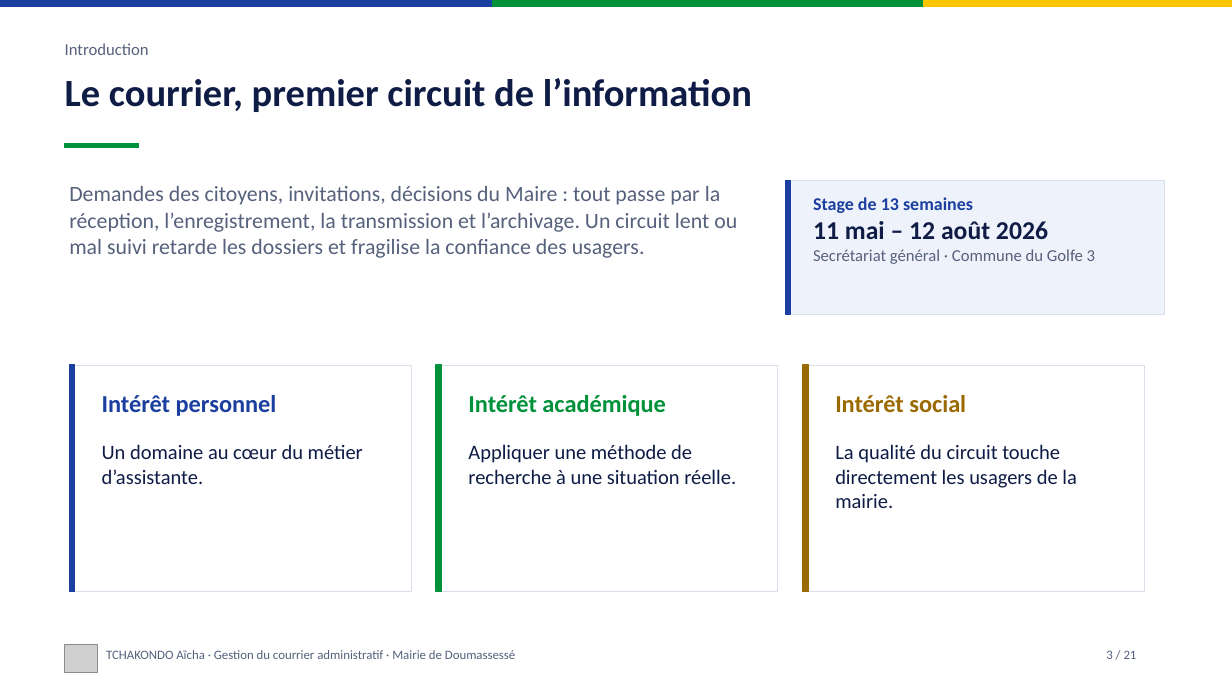
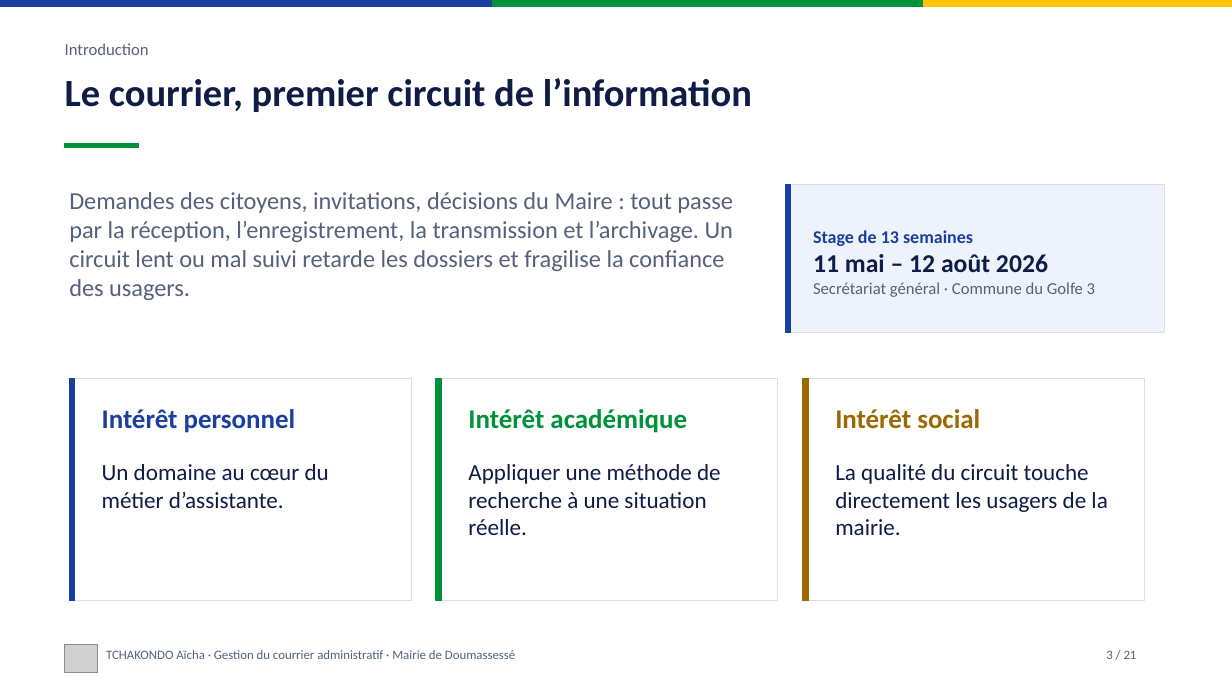
Before and after one commit to LUC-cmd/site-soutenance-aicha, a slide deck: slide 3 of docs/Presentation_soutenance_TCHAKONDO_Aicha.pptx. Drawn at 1232x693 pixels with LibreOffice and Linux fonts; fonts in the diff are those of the drawing; grey boxes stand for pictures. Boxes give left, top, right and bottom in pixels: in the first picture for what was removed or moved away, otherwise in the second. Text is boxed around its words. In the diff, an @@ line names an element or a change of style, - is before the commit and + after.

```diff
--- a/docs/Presentation_soutenance_TCHAKONDO_Aicha.pptx
+++ b/docs/Presentation_soutenance_TCHAKONDO_Aicha.pptx
@@ text "Demandes des citoyens, invitations, décisions ..." at box(69, 192, 733, 300): size 17 to 19 pt @@
@@ rectangle: place and size @@
-rectangle at box(786, 180, 1165, 314)
+rectangle at box(786, 185, 1165, 333)
@@ rectangle: place and size @@
-rectangle at box(786, 180, 791, 314)
+rectangle at box(786, 185, 791, 333)
@@ text "Stage de 13 semaines": place and size @@
-text "Stage de 13 semaines" at box(813, 197, 1095, 264)
+text "Stage de 13 semaines" at box(813, 230, 1095, 297)
@@ text "Stage de 13 semaines" at box(813, 230, 1095, 297): vertical alignment top to middle @@
@@ rectangle: place and size @@
-rectangle at box(69, 365, 411, 592)
+rectangle at box(69, 379, 411, 601)
@@ rectangle: place and size @@
-rectangle at box(69, 365, 75, 592)
+rectangle at box(69, 379, 75, 601)
@@ rectangle: place and size @@
-rectangle at box(436, 365, 778, 592)
+rectangle at box(436, 379, 778, 601)
@@ rectangle: place and size @@
-rectangle at box(436, 365, 442, 592)
+rectangle at box(436, 379, 442, 601)
@@ rectangle: place and size @@
-rectangle at box(803, 365, 1145, 592)
+rectangle at box(803, 379, 1145, 601)
@@ rectangle: place and size @@
-rectangle at box(803, 365, 809, 592)
+rectangle at box(803, 379, 809, 601)
@@ text "Intérêt personnel": place and size @@
-text "Intérêt personnel" at box(102, 395, 277, 416)
+text "Intérêt personnel" at box(102, 409, 296, 433)
@@ text "Intérêt académique": place and size @@
-text "Intérêt académique" at box(468, 395, 665, 416)
+text "Intérêt académique" at box(468, 409, 687, 433)
@@ size 19 to 21 pt in 3 elements at box(468, 409, 687, 433), box(102, 409, 296, 433), box(835, 409, 980, 429) @@
@@ text "Intérêt social": place and size @@
-text "Intérêt social" at box(835, 395, 966, 412)
+text "Intérêt social" at box(835, 409, 980, 429)
@@ 3 texts: place and size @@
-3 texts at box(102, 444, 1077, 508)
+3 texts at box(102, 464, 1107, 535)
@@ size 16 to 18 pt in 3 elements at box(102, 464, 329, 508), box(468, 464, 721, 535), box(835, 464, 1107, 535) @@
```
Also in this commit, not shown: 13 other slides changed, 2 slides removed, 1 other file.
